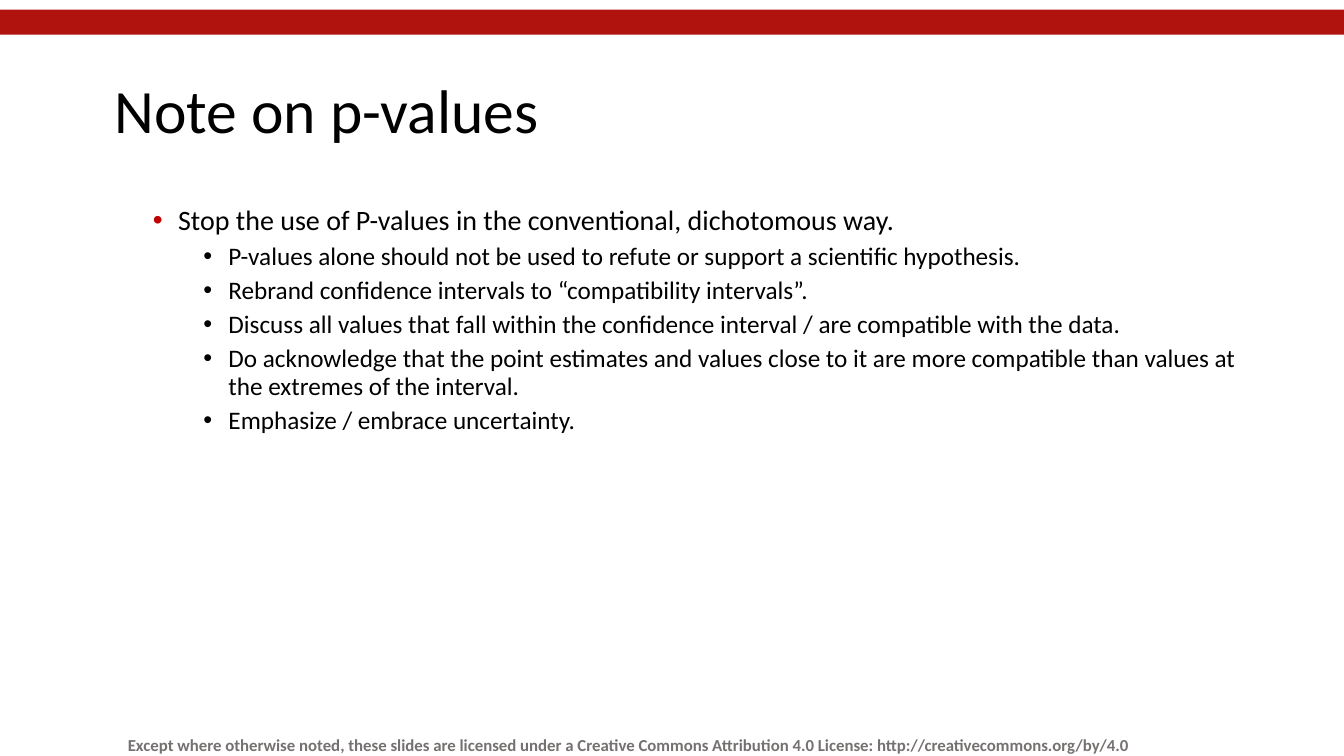
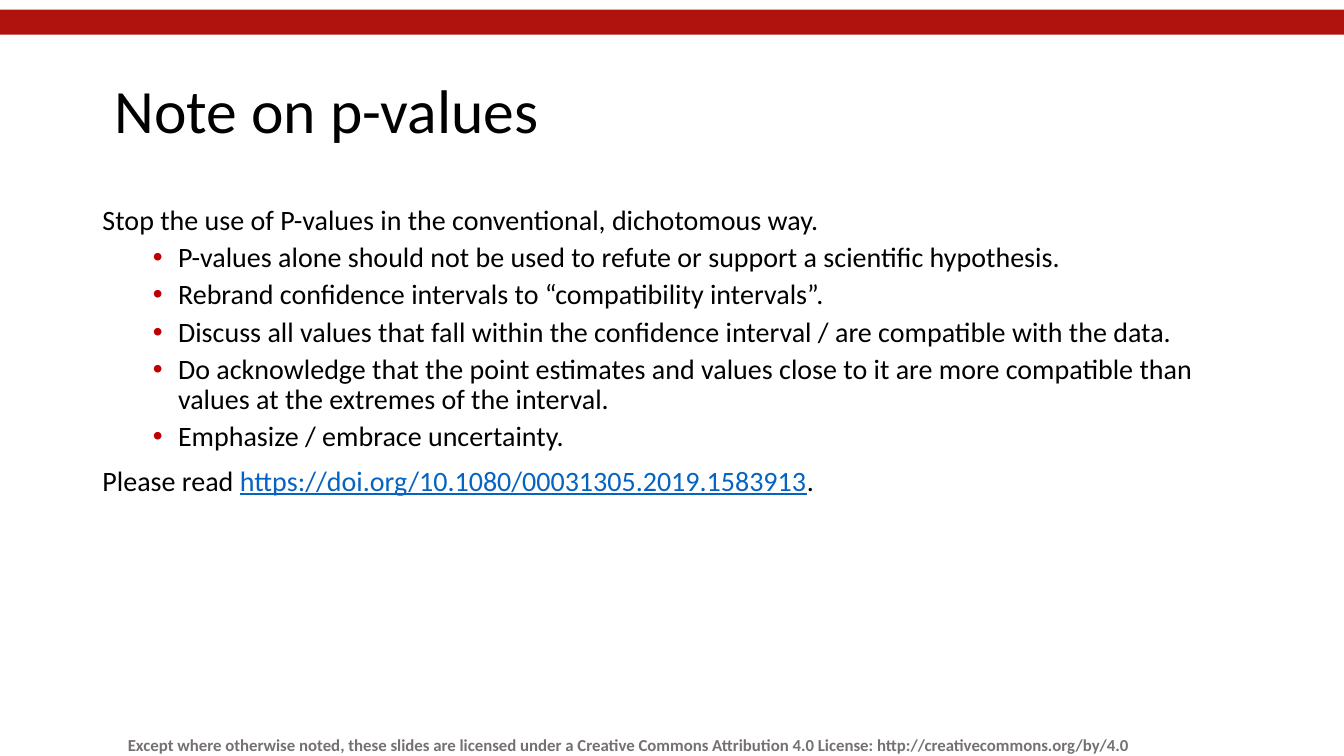
Before and after one commit to mlw-stats/R_And_Statistics_Training_2021, a slide deck: slide 67 of Session4/MLW_KUHeS_RandStatistics_Session4.pptx. Drawn at 1344x756 pixels with LibreOffice and Linux fonts; fonts in the diff are those of the drawing; background and template pictures are left out. Boxes give left, top, right and bottom in pixels: in the first picture for what was removed or moved away, otherwise in the second. Text is boxed around its words. In the diff, an @@ line names an element or a change of style, - is before the commit and + after.

```diff
--- a/Session4/MLW_KUHeS_RandStatistics_Session4.pptx
+++ b/Session4/MLW_KUHeS_RandStatistics_Session4.pptx
@@ text at box(102, 210, 1192, 451): size 18 to 20 pt in "P-values alone should not be used to ...", "Rebrand confidence intervals to “compatibility intervals”.", "Discuss all values that fall within the ...", "Do acknowledge that the point estimates and ..." and 1 more places; bullet • to none; list level 2 to 1 in "Stop the use of P-values ..."; list level 3 to 2 in "P-values alone should not be ..."; list level 3 to 2 in "Rebrand confidence intervals to “compatibility ..."; list level 3 to 2 in "Discuss all values that fall ..."; list level 3 to 2 in "Do acknowledge that the point ..."; list level 3 to 2 in "Emphasize / embrace uncertainty." @@
@@ text at box(102, 471, 814, 496): paragraph added @@
+Please read https://doi.org/10.1080/00031305.2019.1583913.
```
Also in this commit, not shown: 4 other slides changed.
